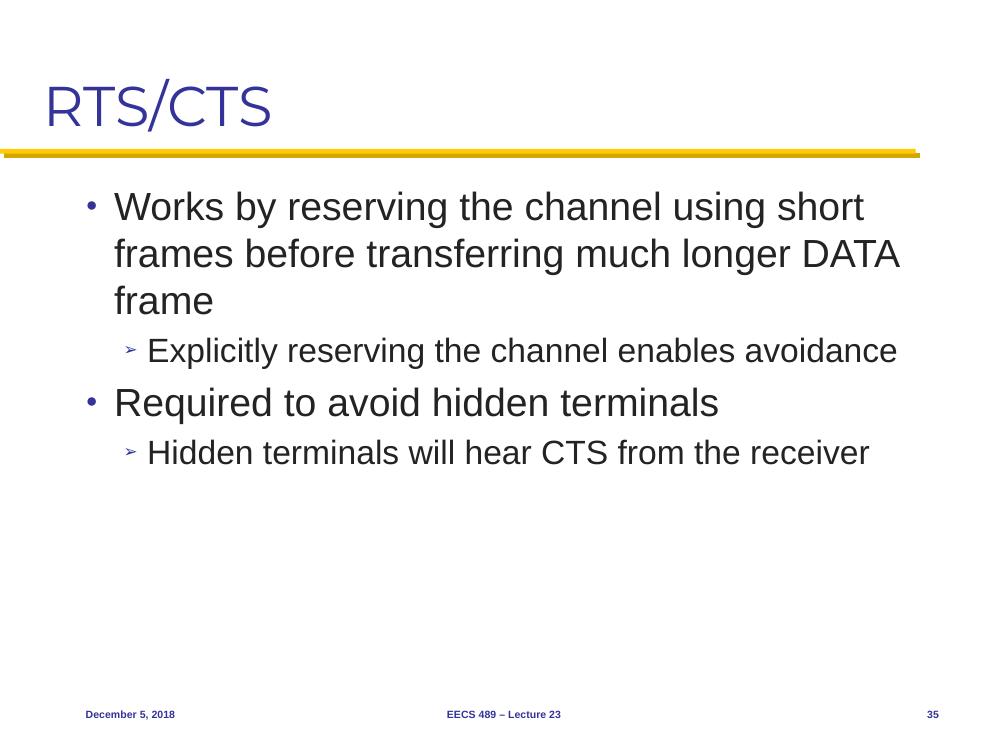
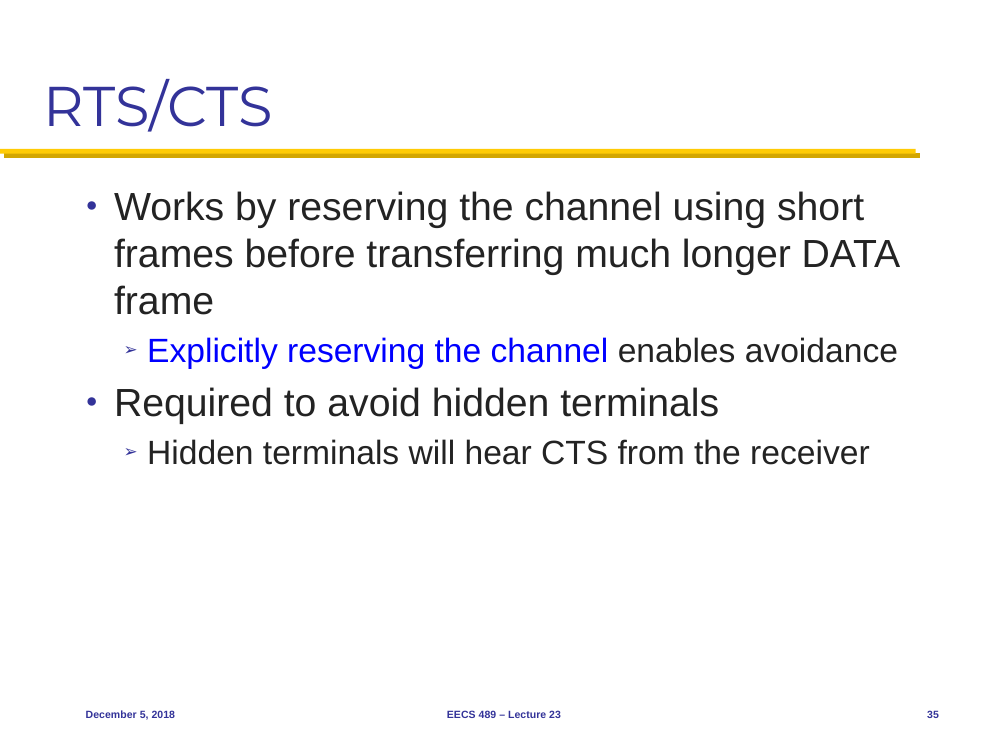
Before and after one commit to mosharaf/eecs489, a slide deck: slide 35 of Slides/120518.pptx. Drawn at 1008x756 pixels with LibreOffice and Linux fonts; fonts in the diff are those of the drawing. Boxes give left, top, right and bottom in pixels: in the first picture for what was removed or moved away, otherwise in the second. Text is boxed around its words. In the diff, an @@ line names an element or a change of style, - is before the commit and + after.

```diff
--- a/Slides/120518.pptx
+++ b/Slides/120518.pptx
@@ text at [147,337,898,369]: text colour #232323 to #0000FF in "Explicitly reserving the channel" @@
```
Also in this commit, not shown: 4 other slides changed.
